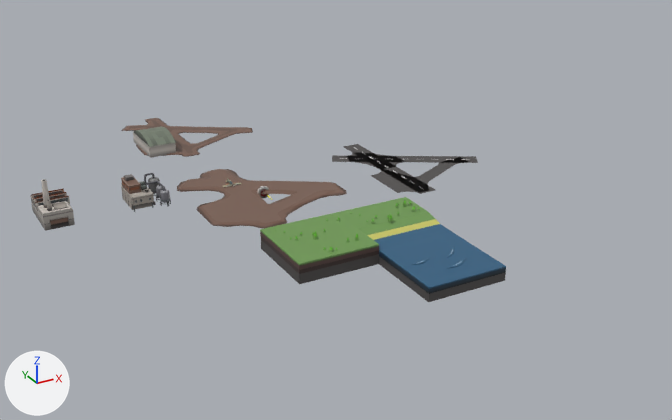
Renders of the glTF model assets/meshes.glb from each side of a commit.
One viewpoint serves both versions: a camera (50 mm lens) standing at (-35.6, -80.0, 36.3) and looking at (7.3, -1.9, -2.8). Arrows for +X, +Y and +Z are at lower left; the lights stay in place. Where no turn or scale is listed for an object, it has been applied to the vertices.

Names of what the first picture shows: 'Plane', 'Plane.001', 'Plane.002', 'Plane.003', 'Plane.004', 'factory-1', 'refinery-1', 't-gggg-1', 't-gwwg-1', 't-wwww-1'.
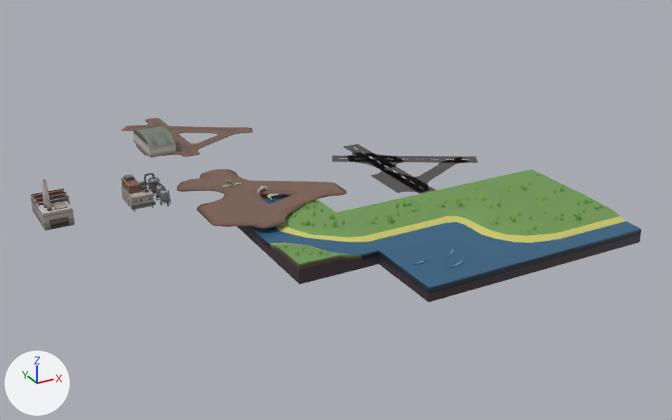
Diff of the bpy script that builds the scene:
```diff
--- a/assets/meshes.glb.py
+++ b/assets/meshes.glb.py
@@ me_t_gwgw_1 @@
+me_t_gwgw_1.from_pydata(...)  # 208 vertices, 322 faces; spans x -4.0..4.0, y -4.0..4.0, z -2.0..0.75
+me_t_gwgw_1.materials.append(mat_material)  # picture img_palette
@@ me_t_gwww_2 @@
+me_t_gwww_2.from_pydata(...)  # 114 vertices, 176 faces; spans x -4.0..4.0, y -4.0..4.0, z -2.0..0.67
+me_t_gwww_2.materials.append(mat_material)  # picture img_palette
@@ me_t_gwww_1 @@
+me_t_gwww_1.from_pydata(...)  # 124 vertices, 184 faces; spans x -4.0..4.0, y -4.0..4.0, z -2.0..0.67
+me_t_gwww_1.materials.append(mat_material)  # picture img_palette
@@ me_t_ggwg_1 @@
+me_t_ggwg_1.from_pydata(...)  # 181 vertices, 268 faces; spans x -4.0..4.0, y -4.0..4.0, z -2.0..0.75
+me_t_ggwg_1.materials.append(mat_material)  # picture img_palette
@@ ob_t_gggg_1 @@
 ob_t_gggg_1 = bpy.data.objects.new('t-gggg-1', me_t_gggg_1)
-ob_t_gggg_1.location = (0.0, -12.0, 0.0)
+ob_t_gggg_1.location = (24.0, -12.0, 0.0)
@@ ob_t_gwgw_1 @@
+ob_t_gwgw_1 = bpy.data.objects.new('t-gwgw-1', me_t_gwgw_1)
+ob_t_gwgw_1.location = (0.0, -12.0, 0.0)
@@ ob_t_gwww_2 @@
+ob_t_gwww_2 = bpy.data.objects.new('t-gwww-2', me_t_gwww_2)
+ob_t_gwww_2.location = (0.0, -4.0, 0.0)
@@ ob_t_gwww_1 @@
+ob_t_gwww_1 = bpy.data.objects.new('t-gwww-1', me_t_gwww_1)
+ob_t_gwww_1.location = (16.0, -20.0, 0.0)
@@ ob_ct_gwwg_1_001 @@
+ob_ct_gwwg_1_001 = bpy.data.objects.new('ct-gwwg-1.001', me_t_gwwg_1)
+ob_ct_gwwg_1_001.location = (24.0, -20.0, 0.0)
@@ ob_t_ggwg_1 @@
+ob_t_ggwg_1 = bpy.data.objects.new('t-ggwg-1', me_t_ggwg_1)
+ob_t_ggwg_1.location = (16.0, -12.0, 0.0)
```

Boxes (x1, y1, x2, y2) around the edits, measured in the pictures (672 x 420 px):
't-gggg-1', moved
    before: (260, 213, 379, 284)
    after: (471, 169, 582, 210)
't-gwgw-1', added
    after: (260, 212, 379, 284)
't-gwww-1', added
    after: (453, 210, 577, 280)
'ct-gwwg-1.001', added (green)
    after: (521, 194, 641, 261)
't-ggwg-1', added (green)
    after: (407, 183, 520, 232)
't-gwww-2', added (green)
    after: (237, 194, 336, 248)
